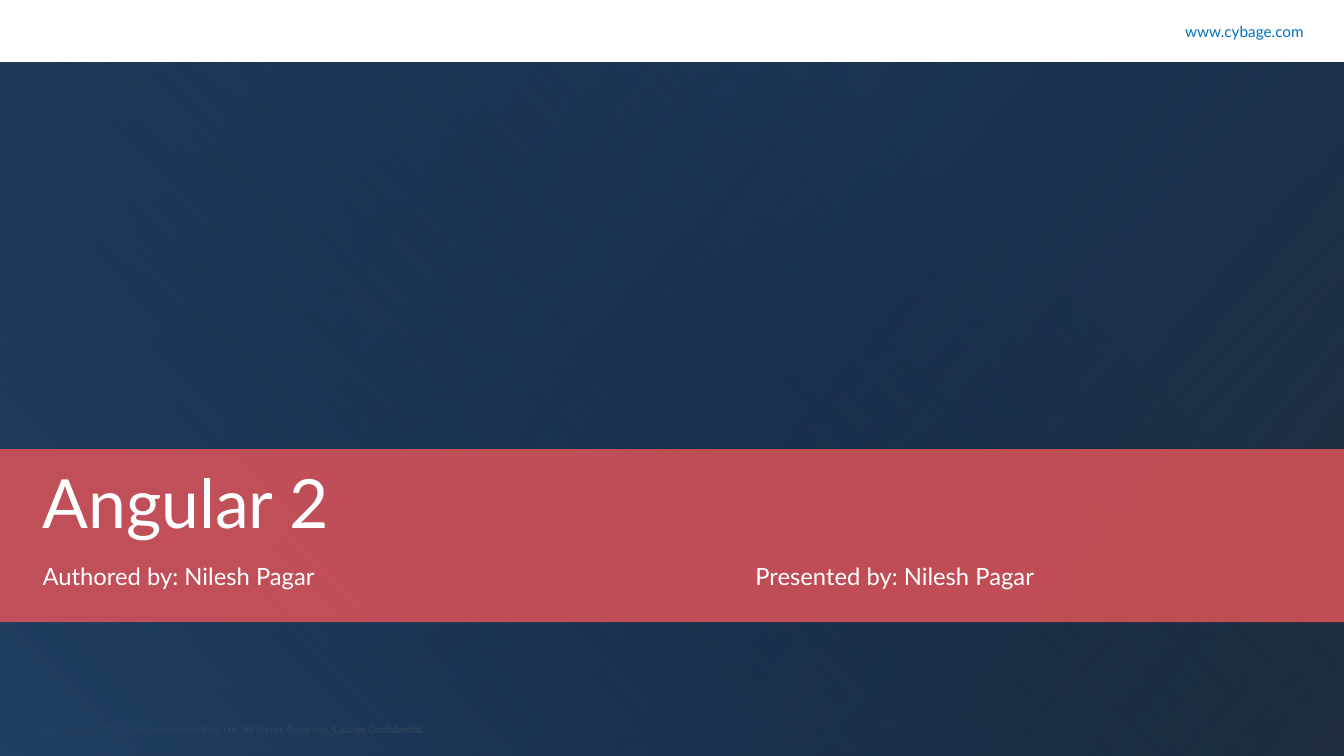
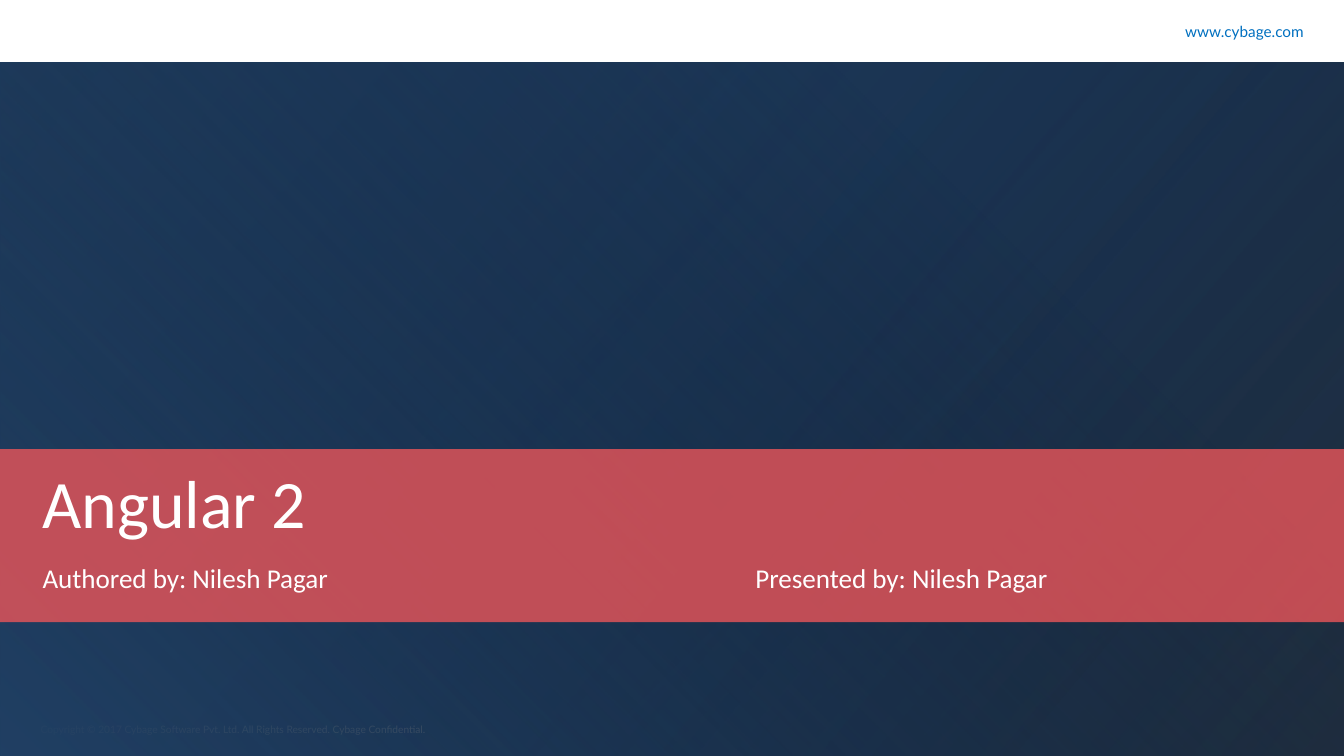
Before and after one commit to nileshpag/ppt, a slide deck: slide 1 of Angular2.pptx. Drawn at 1344x756 pixels with LibreOffice and Linux fonts; fonts in the diff are those of the drawing; background and template pictures are left out. Boxes give left, top, right and bottom in pixels: in the first picture for what was removed or moved away, otherwise in the second. Text is boxed around its words. In the diff, an @@ line names an element or a change of style, - is before the commit and + after.

```diff
--- a/Angular2.pptx
+++ b/Angular2.pptx
@@ title "Angular 2" at (43,481,306,540): font Lato to Calibri @@
@@ text "Authored by: Nilesh Pagar" at (43,569,328,593): size 14 to 16 pt, font Lato to Calibri @@
@@ text "Presented by: Nilesh Pagar" at (755,569,1047,593): size 14 to 16 pt, font Lato to Calibri @@
```
Also in this commit, not shown: 14 other slides changed, 2 slides removed.
